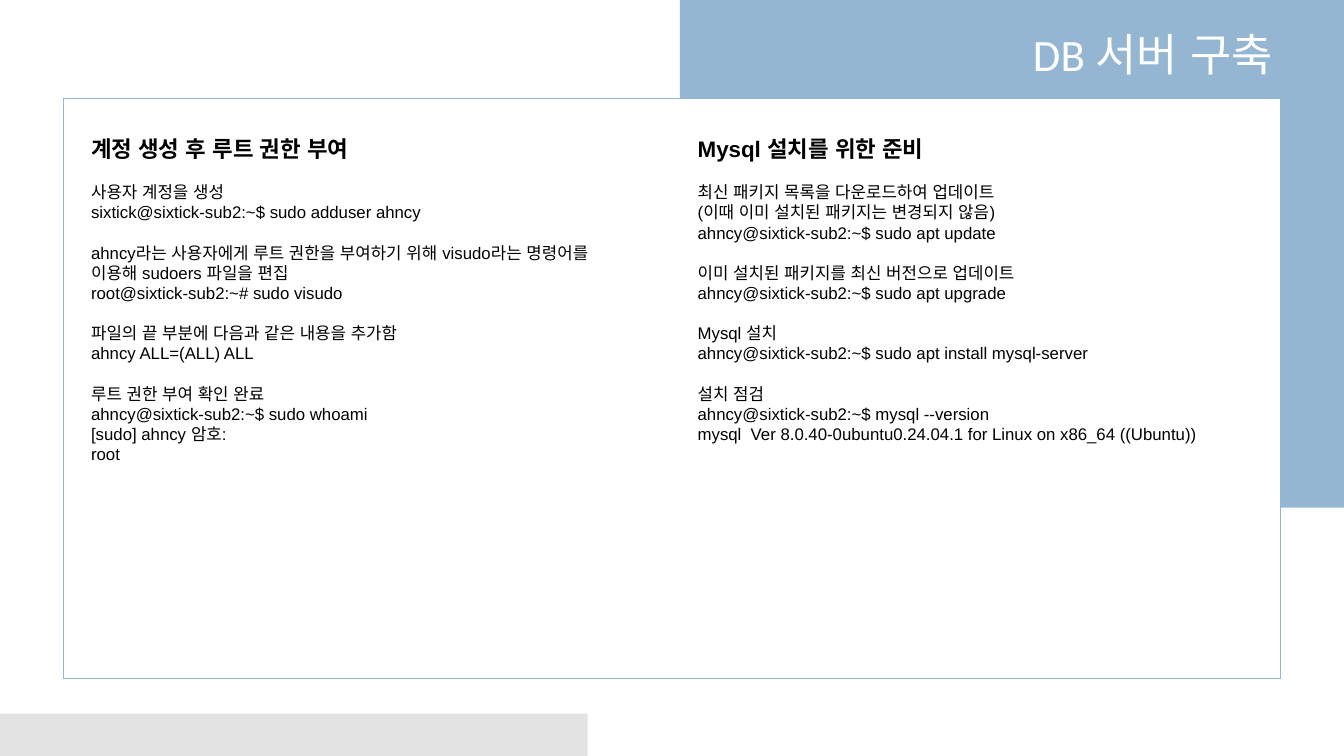
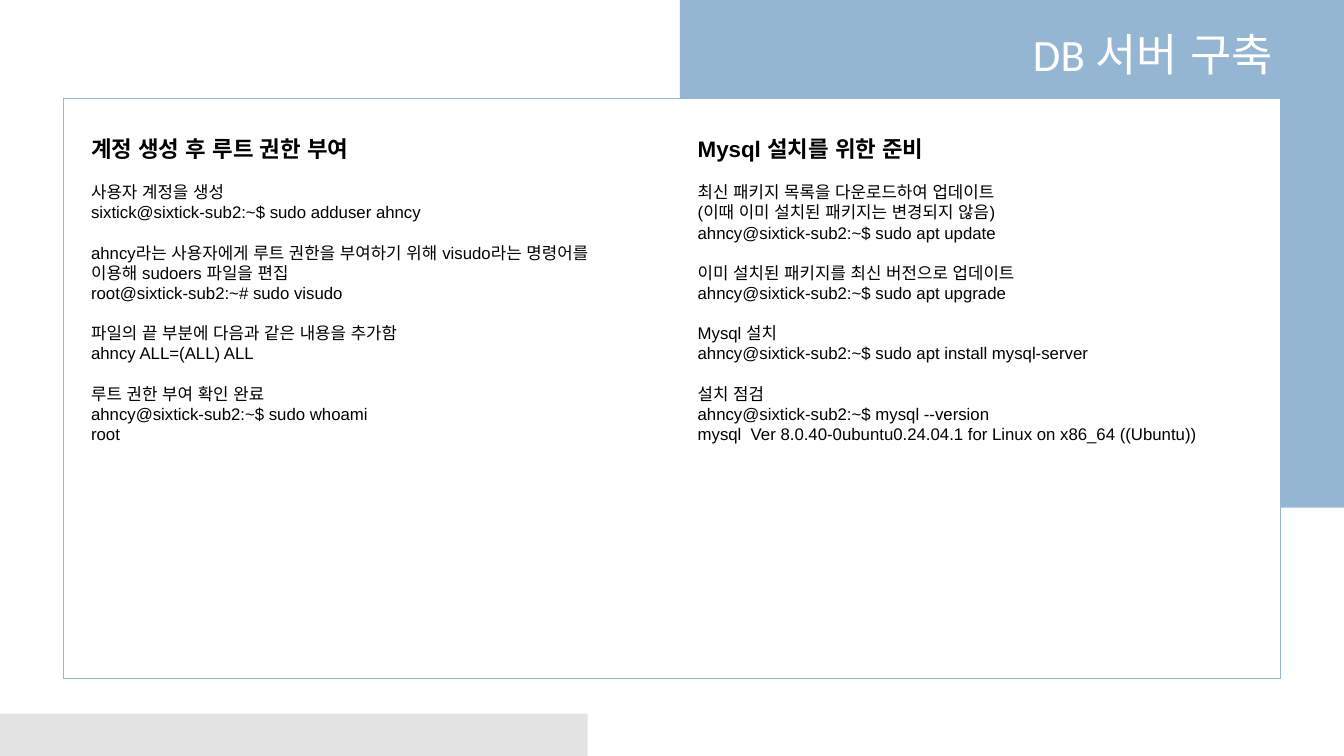
Before and after one commit to business-sixtick/recommend_movie, a slide deck: slide 8 of doc/세종교육_AI프로젝트.pptx. Drawn at 1344x756 pixels with LibreOffice and Linux fonts; fonts in the diff are those of the drawing. Boxes give left, top, right and bottom in pixels: in the first picture for what was removed or moved away, otherwise in the second. Text is boxed around its words. In the diff, an @@ line names an element or a change of style, - is before the commit and + after.

```diff
--- a/doc/세종교육_AI프로젝트.pptx
+++ b/doc/세종교육_AI프로젝트.pptx
@@ text at box(91, 426, 227, 444): paragraph removed @@
-[sudo] ahncy 암호:
```
Also in this commit, not shown: 2 other slides changed, 12 slides added, 22 other files.
